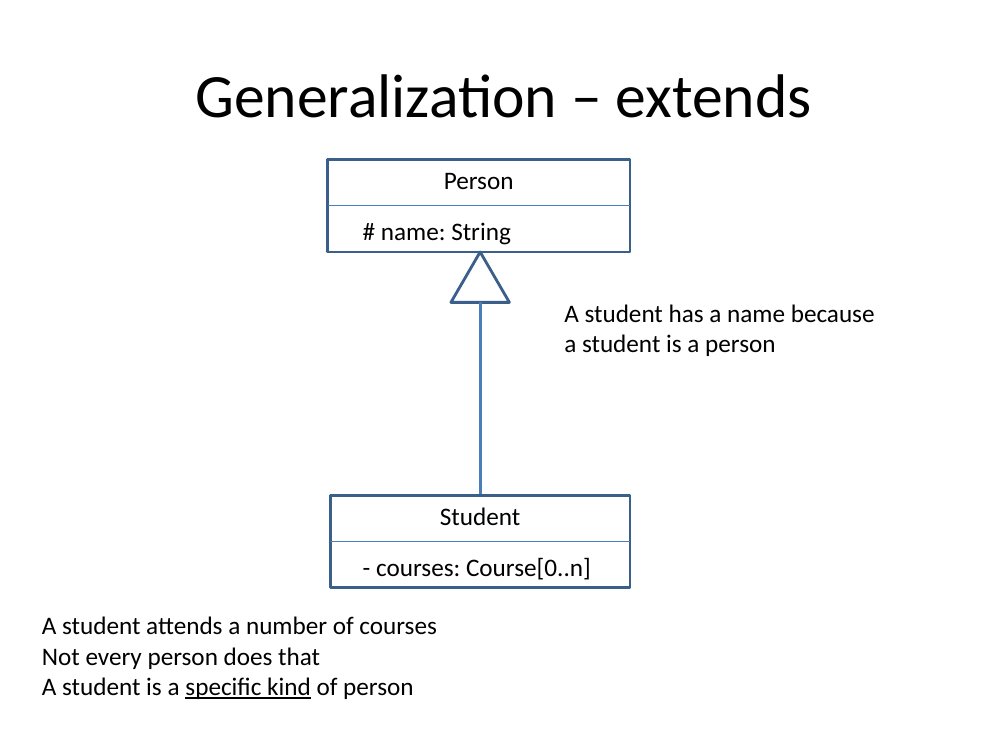
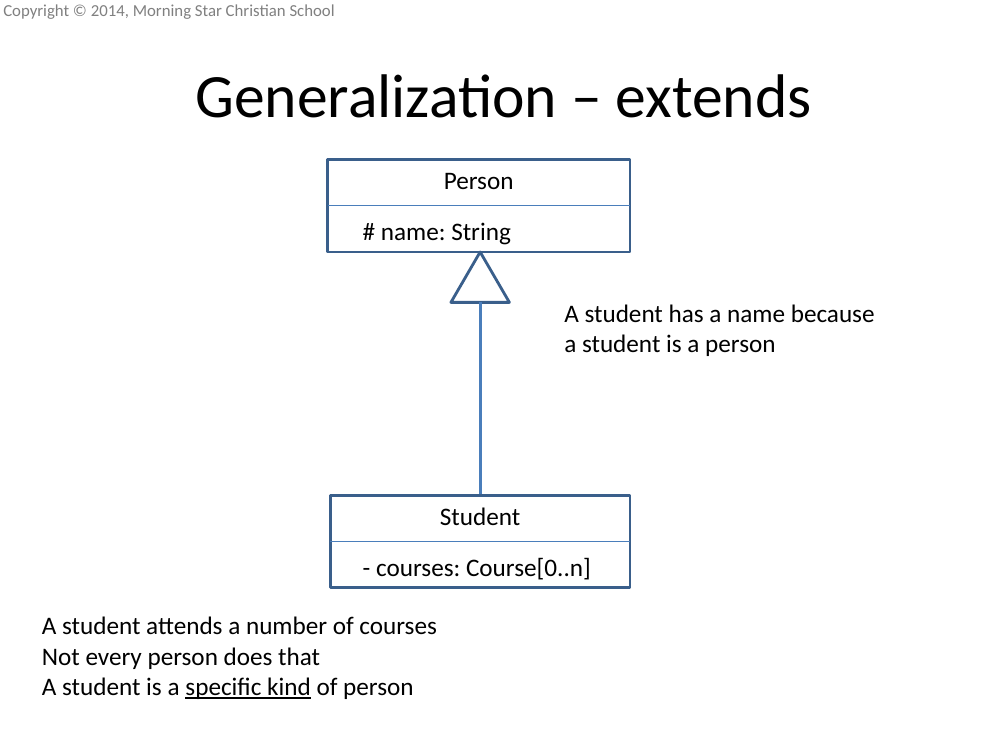
Before and after one commit to mscsbend/presentations, a slide deck: slide 17 of Lesson 4.pptx (slide 4 before the commit). Drawn at 1008x756 pixels with LibreOffice and Linux fonts; fonts in the diff are those of the drawing; background and template pictures are left out. Boxes give left, top, right and bottom in pixels: in the first picture for what was removed or moved away, otherwise in the second. Text is boxed around its words. In the diff, an @@ line names an element or a change of style, - is before the commit and + after.

```diff
--- a/Lesson 4.pptx
+++ b/Lesson 4.pptx
@@ text added at (3, 4, 335, 19), 12 pt, text #808080 @@
+Copyright © 2014, Morning Star Christian School
```
Also in this commit, not shown: 8 other slides changed, 13 slides added.
